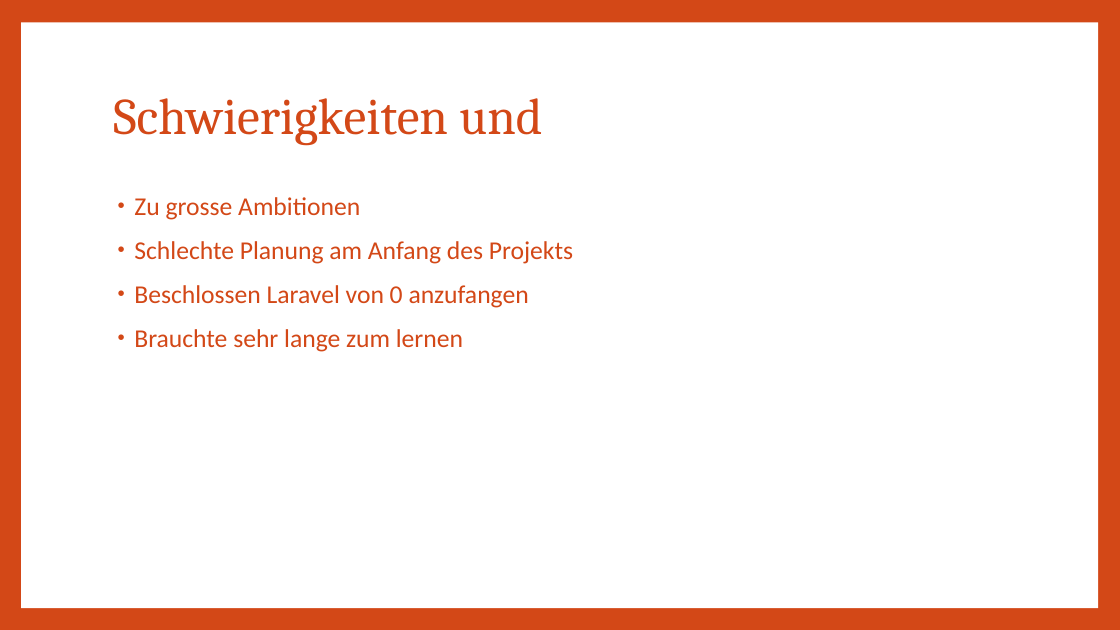
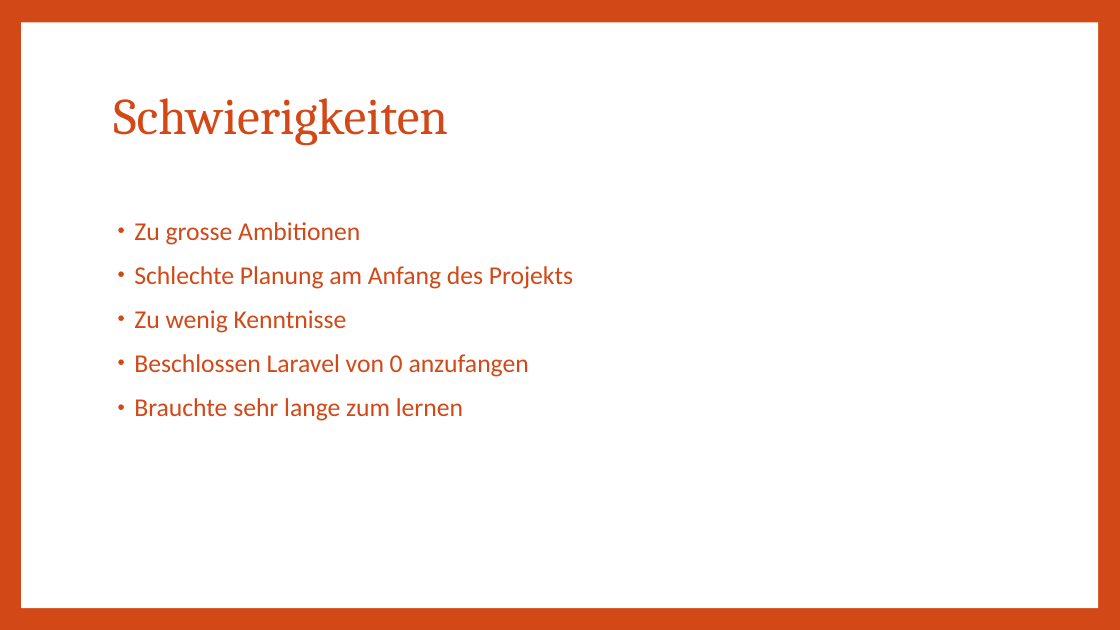
Before and after one commit to Lio396/AbgabeDossierProjekt, a slide deck: slide 11 of 04_Präsentation/VueJS_Laravel_website.pptx (slide 9 before the commit). Drawn at 1120x630 pixels with LibreOffice and Linux fonts; fonts in the diff are those of the drawing. Boxes give left, top, right and bottom in pixels: in the first picture for what was removed or moved away, otherwise in the second. Text is boxed around its words. In the diff, an @@ line names an element or a change of style, - is before the commit and + after.

Commit message:
Projekt12

```diff
--- a/04_Präsentation/VueJS_Laravel_website.pptx
+++ b/04_Präsentation/VueJS_Laravel_website.pptx
@@ title at <box>113,98,448,146</box>: text changed @@
-Schwierigkeiten und
+Schwierigkeiten
@@ text "Zu grosse Ambitionen": place and size @@
-text "Zu grosse Ambitionen" at <box>134,197,573,352</box>
+text "Zu grosse Ambitionen" at <box>134,222,573,421</box>
@@ text at <box>134,310,347,333</box>: paragraph added @@
+• Zu wenig Kenntnisse
```
Also in this commit, not shown: 7 other slides changed, 5 slides added, 2 slides removed, 4 other files.
